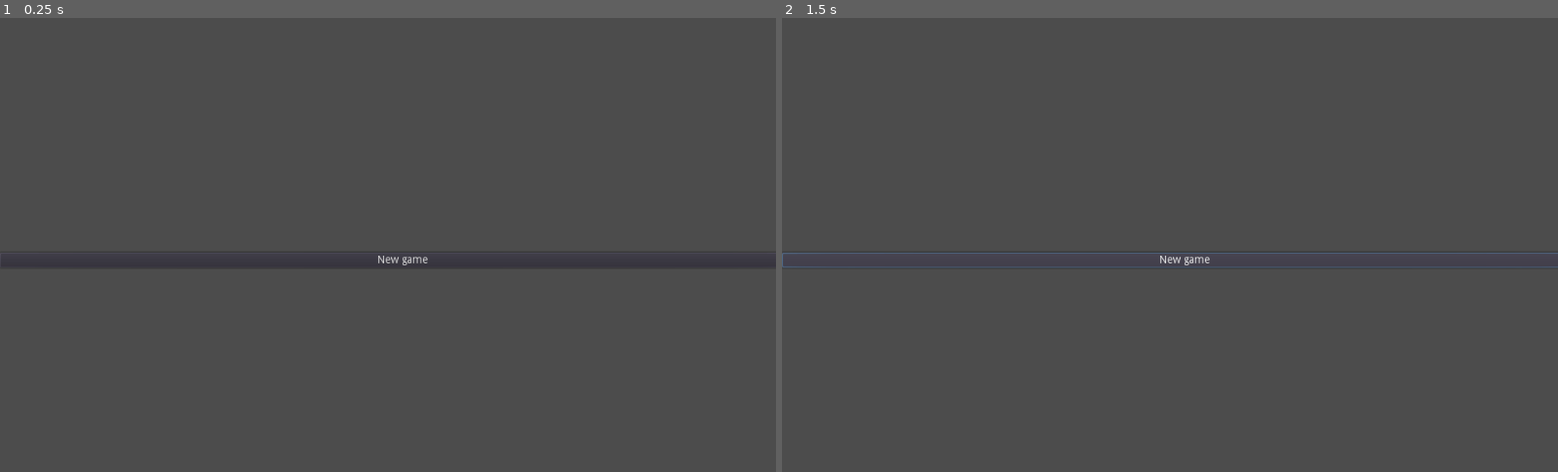
Above: before the commit, frames 1-2 (left to right).
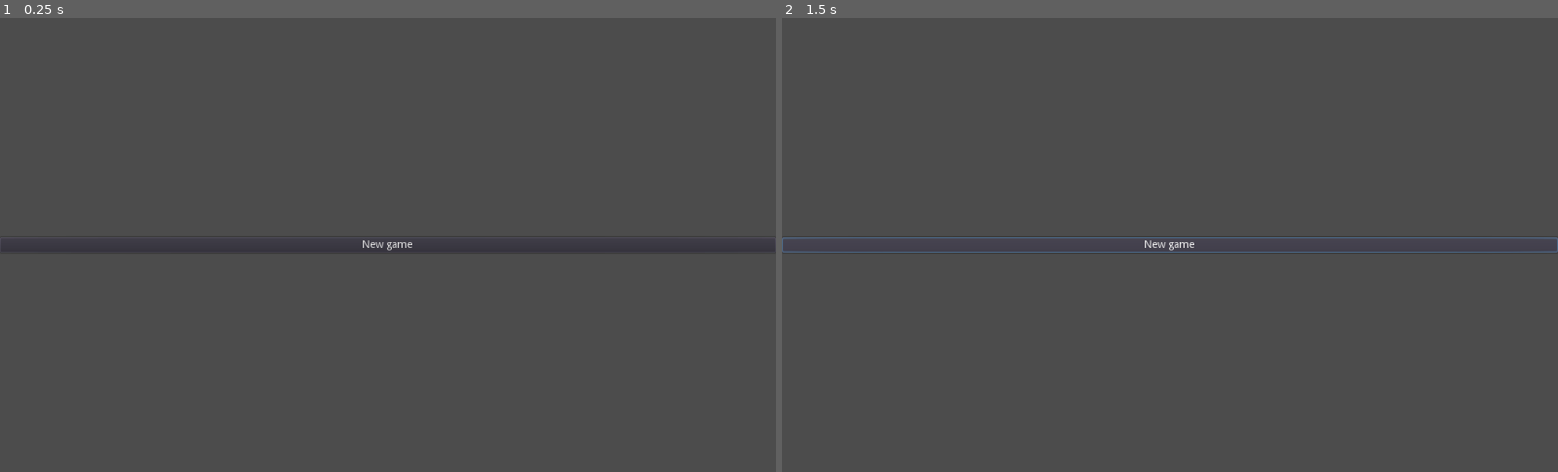
Above: after the commit, the same moments.

Repository: rewin123/OrcRunner
Game: Godot game, scene res://MainMenu.tscn
Two runs of this game, one before a commit and one after it. Both use one fixed random seed, a clock stepped at 60 frames per second and the inputs below. Before the commit the project has no main scene; this scene is started directly in both runs.
Inputs:
- Up to frame 1 (0.25 s): no input
- Up to frame 2 (1.5 s): click "New game" at 0.5 s; click "New game" at 1.25 s

The runs differ from the first frame. In frame 1, 0.5% of the frame differs, in the area x 0-99%, y 48-55%; in frame 2, 0.8%, in the area x 0-100%, y 48-55%.

Commit message:
Set main scene

Diff:
--- a/MainMenu.tscn
+++ b/MainMenu.tscn
@@ -5,15 +5,13 @@
 [node name="VBoxContainer" type="VBoxContainer" parent="."]
 anchor_right = 1.0
 anchor_bottom = 1.0
-margin_right = 40.0
-margin_bottom = 40.0
 alignment = 1
 __meta__ = {
 "_edit_use_anchors_": false
 }
 
 [node name="Button" type="Button" parent="VBoxContainer"]
-margin_top = 310.0
-margin_right = 1064.0
-margin_bottom = 330.0
+margin_top = 290.0
+margin_right = 1024.0
+margin_bottom = 310.0
 text = "New game"
--- a/project.godot
+++ b/project.godot
@@ -16,6 +16,7 @@
 [application]
 
 config/name="OrcRunner"
+run/main_scene="res://MainMenu.tscn"
 config/icon="res://icon.png"
 
 [rendering]
